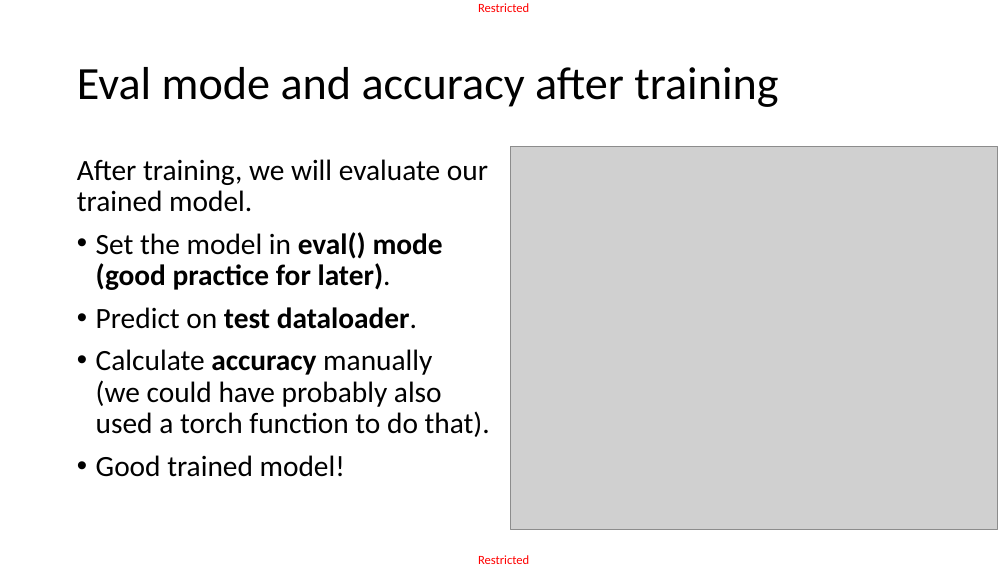
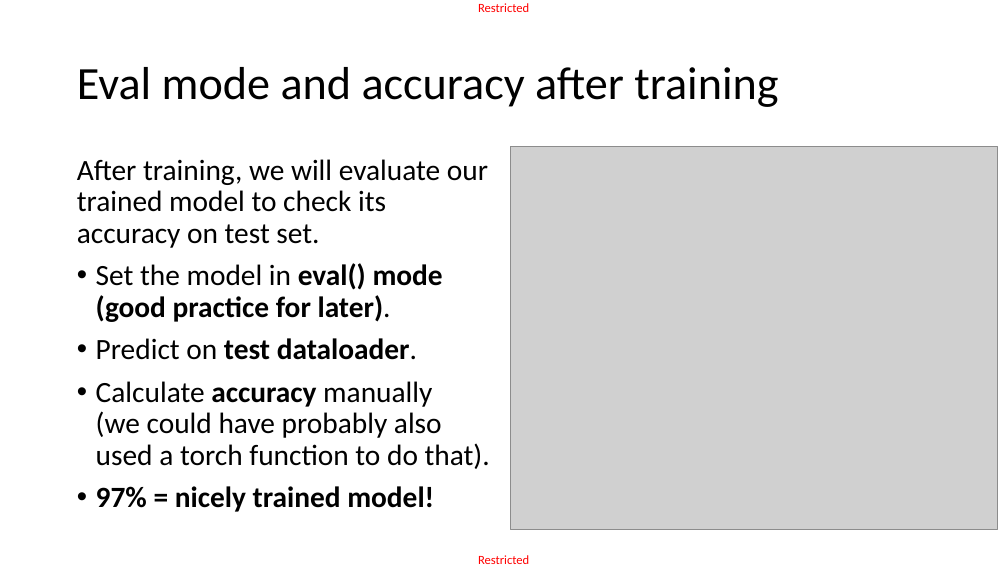
Before and after one commit to matthieudemari/SUTD_DL_50_039, a slide deck: slide 41 of W3/3. W3S3 final/W3S3.pptx (slide 39 before the commit). Drawn at 1008x567 pixels with LibreOffice and Linux fonts; fonts in the diff are those of the drawing; grey boxes stand for pictures. Boxes give left, top, right and bottom in pixels: in the first picture for what was removed or moved away, otherwise in the second. Text is boxed around its words. In the diff, an @@ line names an element or a change of style, - is before the commit and + after.

```diff
--- a/W3/3. W3S3 final/W3S3.pptx
+++ b/W3/3. W3S3 final/W3S3.pptx
@@ text at box(77, 159, 488, 248): text changed @@
-After training, we will evaluate our trained model.
+After training, we will evaluate our trained model to check its accuracy on test set.
@@ text at box(96, 486, 434, 512): text changed; bold on @@
-• Good trained model!
+• 97% = nicely trained model!
```
Also in this commit, not shown: 11 other slides changed, 4 slides added, 7 other files.
